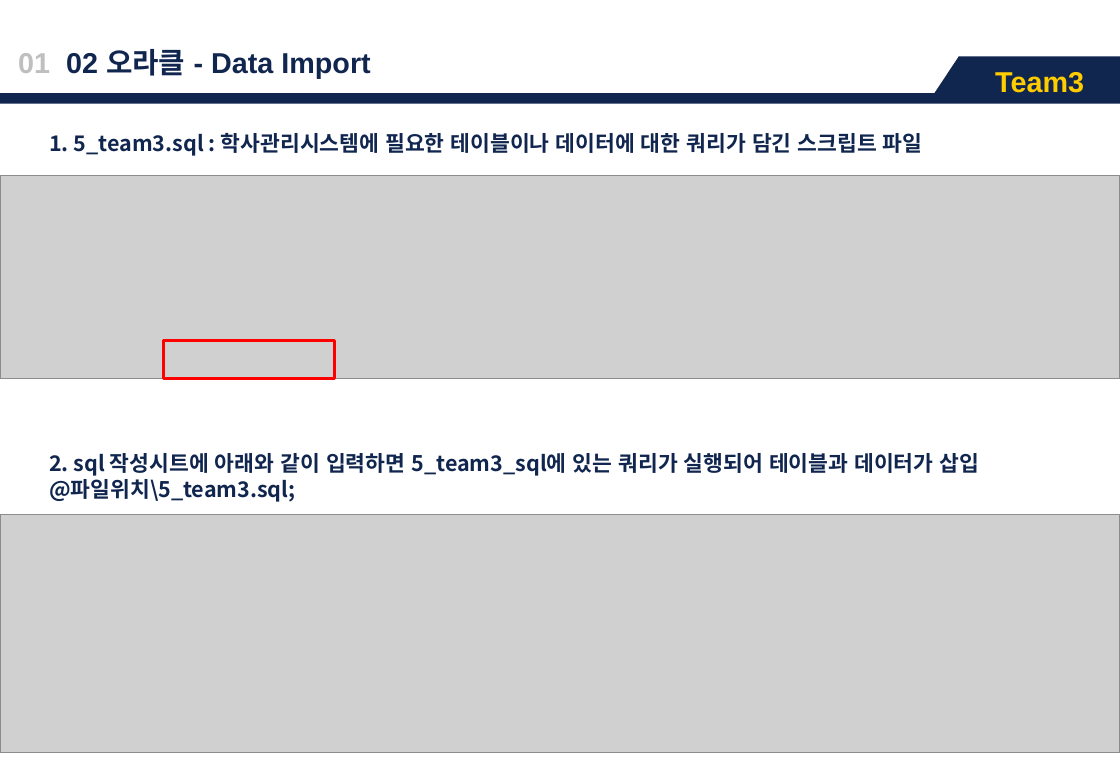
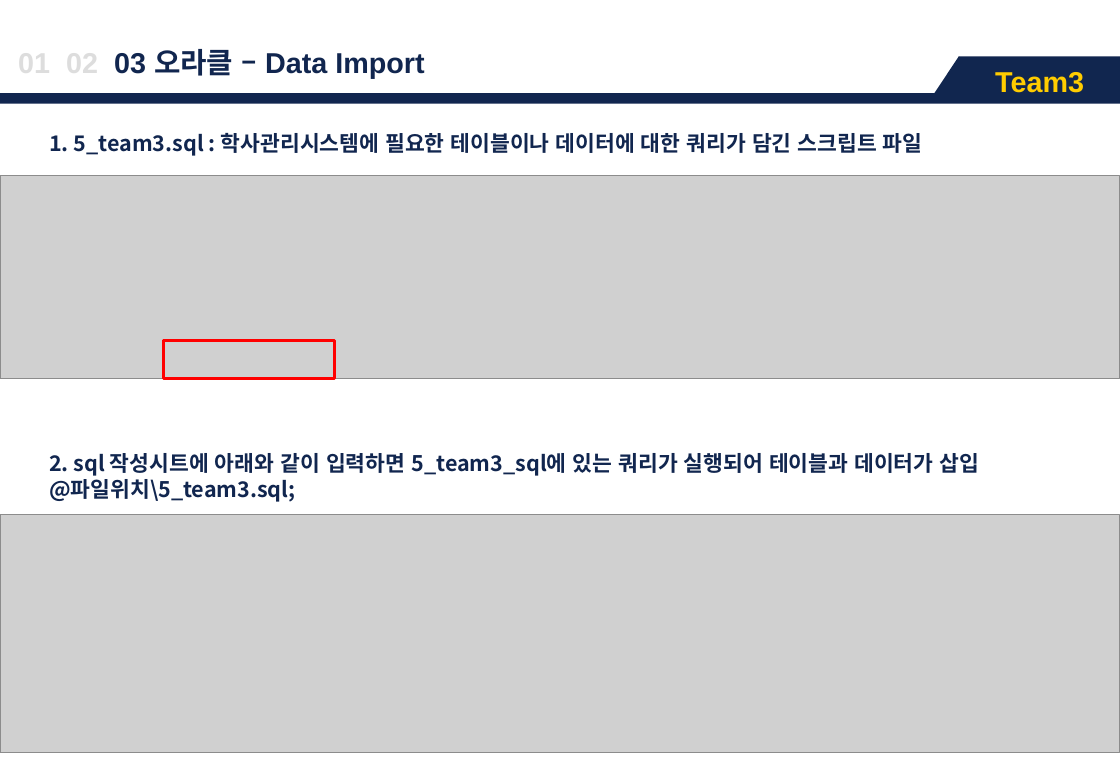
Before and after one commit to ojiyeon/Team3_2, a slide deck: slide 10 of 1_Team3_메뉴얼.pptx (slide 8 before the commit). Drawn at 1120x775 pixels with LibreOffice and Linux fonts; fonts in the diff are those of the drawing; grey boxes stand for pictures. Boxes give left, top, right and bottom in pixels: in the first picture for what was removed or moved away, otherwise in the second. Text is boxed around its words. In the diff, an @@ line names an element or a change of style, - is before the commit and + after.

```diff
--- a/1_Team3_메뉴얼.pptx
+++ b/1_Team3_메뉴얼.pptx
@@ text at (114,49,424,79): text changed @@
-01 02 오라클 - Data Import
+01 02 03 오라클 – Data Import
```
Also in this commit, not shown: 7 other slides changed, 1 slide added.
